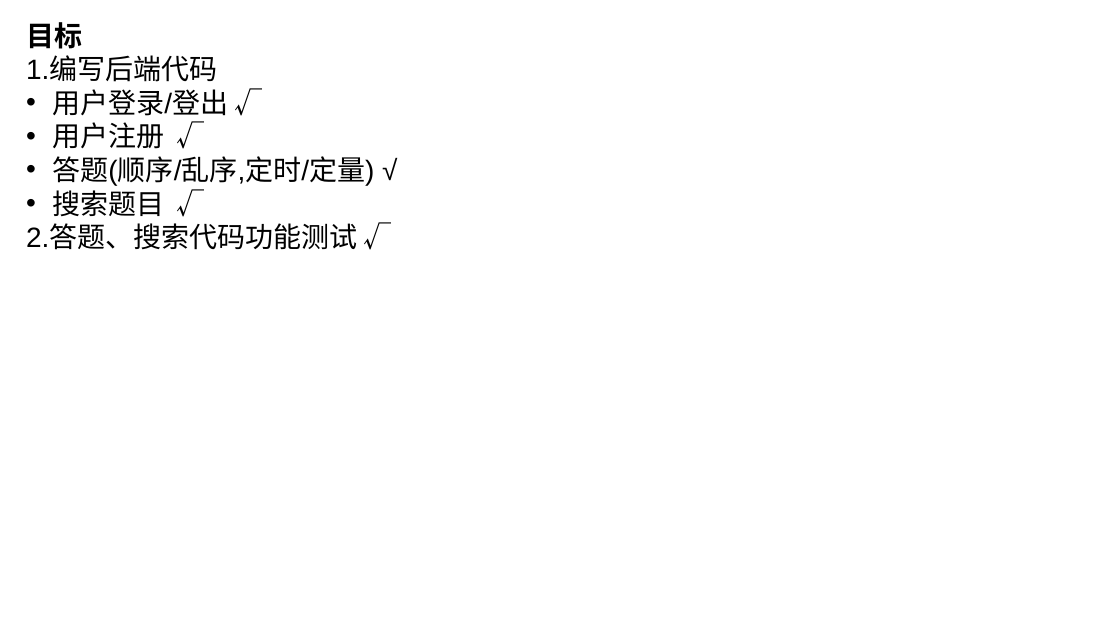
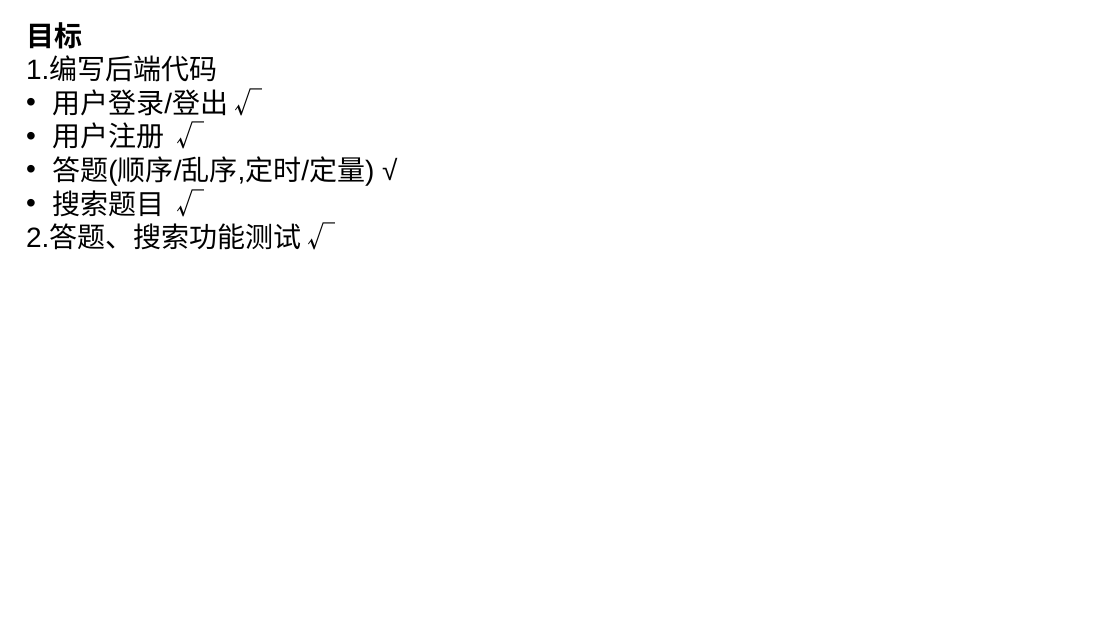
Before and after one commit to C32-SoundTech/SoundTech, a slide deck: slide 1 of docs/wswCR7/软工实践ppt.pptx. Drawn at 1120x630 pixels with LibreOffice and Linux fonts; fonts in the diff are those of the drawing. Boxes give left, top, right and bottom in pixels: in the first picture for what was removed or moved away, otherwise in the second. Text is boxed around its words. In the diff, an @@ line names an element or a change of style, - is before the commit and + after.

```diff
--- a/docs/wswCR7/软工实践ppt.pptx
+++ b/docs/wswCR7/软工实践ppt.pptx
@@ text at (x1=26, y1=225, x2=301, y2=250): text changed @@
-2.答题、搜索代码功能测试 √
+2.答题、搜索功能测试 √
```
Also in this commit, not shown: 2 other slides changed, 12 other files.
